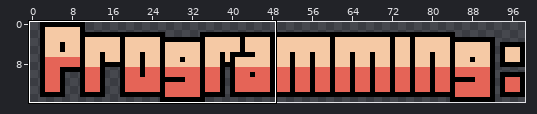
Two states of a sprite sheet, Gassy Rick Astley/assets/images/text/txt_programming.png. The picture above shows the old version from afar; the outline marks the close-up.
Close-up. Old version:
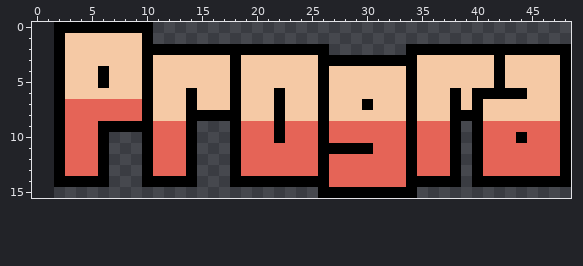
The file is 97x16 pixels. Shown: x 0..48, y 0..15. The old version is drawn lined up with the new one, on the new canvas.
After the commit:
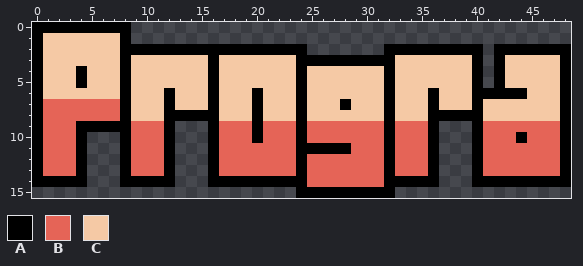
Palette (. is transparent): A #000000  B #e56457  C #f5c9a5
Diff:
canvas 97x16 -> 99x16, the old top-left corner now at 2,0
Colour A is added in row 0 at x 0 to 1; in row 1 at x 0; in row 2 at x 0 and 32 to 33; in rows 3 to 8 at x 0; in row 9 at x 0 and 16; in rows 10 to 13 at x 0, 8 and 16.
Colour A is added in row 14 at x 0 to 1, 8 to 9 and 16 to 17; in row 15 at x 24 to 25.
Colour A replaces colour B in rows 7 to 8 at x 8; in row 9 at x 4 to 5, 12, 20, 24, 32 and 36; in row 10 at x 4, 12, 20, 24, 32 and 36; in row 11 at x 4, 12, 24 to 25, 32 and 36; in rows 12 to 13 at x 4, 12, 24, 32 and 36; in row 14 at x 32 to 33.
Colour A replaces colour C in row 1 at x 8; in row 2 at x 8 to 9; in row 3 at x 8, 16, 24 to 25 and 40; in rows 4 to 5 at x 4, 8, 16, 24, 32 and 40; in row 6 at x 8, 12, 16, 20, 24, 32 and 36; in row 7 at x 12, 16, 20, 24, 28, 32 and 36.
Colour A replaces colour C in row 8 at x 12 to 13, 20, 24, 32 and 36 to 37.
Colour B is added in rows 7 to 8 at x 1; in row 9 at x 1 and 17; in rows 10 to 13 at x 1, 9 and 17.
Colour B replaces colour A in rows 7 to 8 at x 2; in row 9 at x 2, 9 to 10, 18, 22, 26 and 34; in row 10 at x 2, 10, 18, 22, 26 and 34; in row 11 at x 2, 10, 18, 29 to 30 and 34; in rows 12 to 13 at x 2, 10, 18, 26 and 34; in row 14 at x 25 to 26.
Colour C is added in rows 1 to 6 at x 1.
Colour C replaces colour A in rows 1 to 2 at x 2; in row 3 at x 2, 10, 18 and 33 to 34; in rows 4 to 5 at x 2, 6, 10, 18, 26 and 34; in row 6 at x 2, 10, 14, 18, 22, 26, 34 and 38; in row 7 at x 10, 14, 18, 22, 26, 30, 34 and 38; in row 8 at x 10, 17 to 18, 22, 26 and 34.
Colour C replaces colour B in rows 7 to 8 at x 9.
The author cleared colour A in row 0 at x 9 to 10; in row 1 at x 10; in row 2 at x 25 to 26 and 41; in row 9 at x 14 and 38; in rows 10 to 13 at x 6, 14 and 38; in row 14 at x 5 to 6, 13 to 14 and 37 to 38.
The author cleared colour A in row 15 at x 33 to 34.
The author cleared colour B in row 9 at x 13 and 37; in rows 10 to 13 at x 5, 13 and 37.
The author cleared colour C in row 1 at x 9; in rows 3 to 5 at x 41.
Where, in picture pixels (left, top, right, bottom), the same in both close-ups:
changed: (32, 22, 494, 198)
